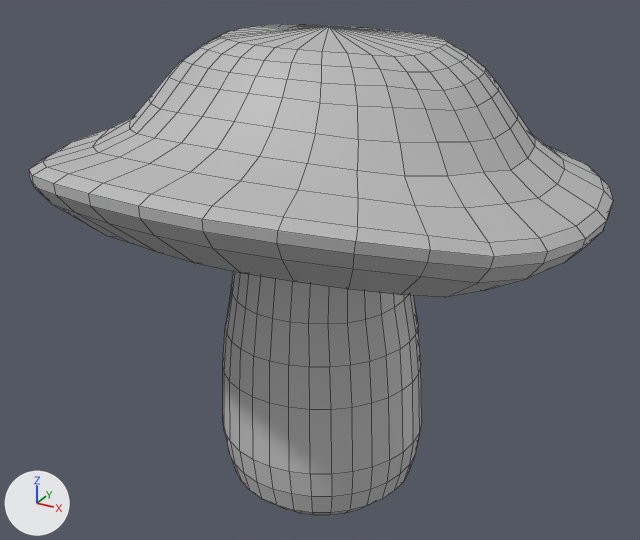
Renders of the FBX model RunawayRadish/Assets/Art/Environment/Meshes/ENV_Mushroom_02_MESH.fbx from each side of a commit.
One viewpoint serves both versions: a camera (50 mm lens) standing at (3.13, -5.73, 4.42) and looking at (0.0, -0.05, 1.58). Every picture has the same lights, and +X, +Y and +Z are marked at lower left. Mesh edges are drawn as thin lines. Where no turn or scale is listed for an object, it has been applied to the vertices.

Before the edit, the objects in view are built like this:
```python
me_mesh = bpy.data.meshes.new('Mesh')
me_mesh.from_pydata(...)  # 674 vertices, 704 faces; spans x -2.17..2.12, y -2.12..1.93, z -0.43..3.45
me_mesh.materials.append(mat_env_blockout_mat)  # grey #bcbcbc
ob_env_mushroom_02_mesh = bpy.data.objects.new('ENV_Mushroom_02_MESH', me_mesh)
ob_env_mushroom_02_mesh.location = (0.0, 0.0, 0.0)
```
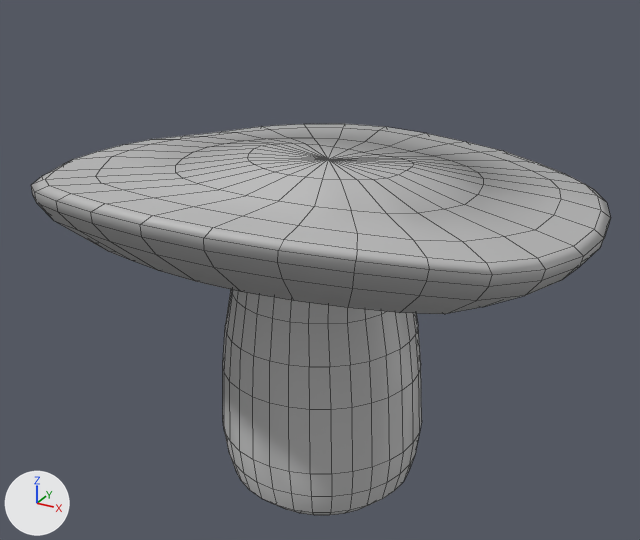
The change in detail:
me_mesh is used by ob_env_mushroom_02_mesh; location (0.0, 0.0, 0.0).
me_mesh had 674 vertices, 704 faces and spanned x -2.17..2.12, y -2.12..1.93, z -0.43..3.45.
me_mesh now has 546 vertices, 576 faces and spans x -2.17..2.12, y -2.12..1.93, z -0.43..2.67.
me_mesh part 1: 291 vertices moved from x -2.17..2.12, y -2.12..1.93, z 1.38..3.03 to x -2.17..2.12, y -2.12..1.93, z 1.38..2.67; 129 vertices removed from x -1.3..1.23, y -0.99..1.08, z 3.05..3.45; 1 vertex added at x -0.01, y 0.11, z 2.45.
me_mesh part 2: the surface is now shaded smooth.

Pixel boxes [x1, y1, x2, y2] of what changed, in the pictures (640 x 540 px; the box of a moved part takes in the faces that stretch with it):
'ENV_Mushroom_02_MESH', reshaped (20% shorter)
    before: [29, 25, 613, 515]
    after: [31, 124, 611, 515]
part 1 of me_mesh, moved or reshaped
    before: [29, 25, 613, 314]
    after: [31, 124, 611, 314]
